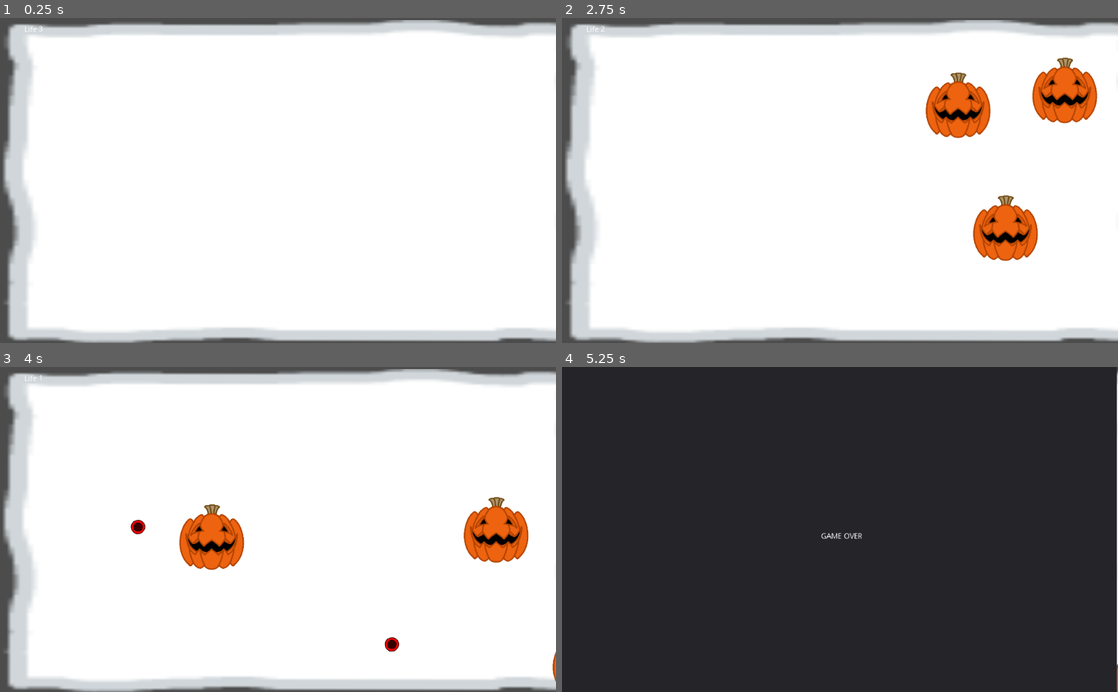
Above: before the commit, frames 1-4 (two rows, left to right).
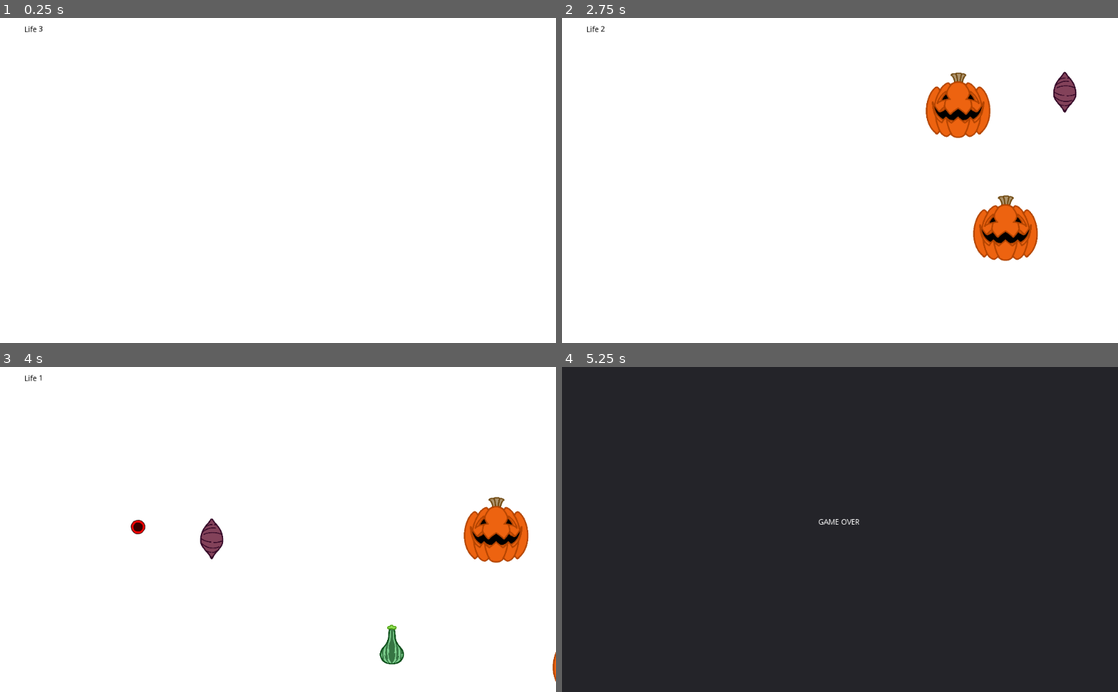
Above: after the commit, the same moments.

Repository: ajung44/GodotOctober
Game: Godot game, scene res://scenes/Pumpkin Carver.tscn
Two runs of this game, one before a commit and one after it. Both use one fixed random seed, a clock stepped at 60 frames per second and the inputs below.
Inputs:
- Up to frame 1 (0.25 s): no input
- Up to frame 2 (2.75 s): tap Enter at 0.5 s
- Up to frame 3 (4 s): no input
- Up to frame 4 (5.25 s): tap Space at 5 s

The runs differ from the first frame. In frame 1, 14% of the frame differs, in the area x 0-100%, y 0-100%; in frame 2, 16%; in frame 3, 16%; in frame 4, 0.4%.

Commit message:
Added Squash and SweetPotato

Diff:
--- a/scenes/Life.tscn
+++ b/scenes/Life.tscn
@@ -11,6 +11,7 @@
 script = ExtResource( 1 )
 
 [node name="LifeLabel" type="Label" parent="Life Canvas"]
+modulate = Color( 0, 0, 0, 1 )
 margin_left = 45.0
 margin_top = 15.0
 margin_right = 85.0
@@ -18,6 +19,7 @@
 text = "Life "
 
 [node name="LifeValue" type="Label" parent="Life Canvas"]
+modulate = Color( 0, 0, 0, 1 )
 margin_left = 71.0
 margin_top = 14.0
 margin_right = 111.0
@@ -29,14 +31,16 @@
 
 [node name="GameOverPanel" type="Panel" parent="Life Canvas"]
 visible = false
-margin_right = 1022.0
-margin_bottom = 600.0
+margin_left = -56.0
+margin_top = -64.0
+margin_right = 1128.0
+margin_bottom = 656.0
 
 [node name="Label" type="Label" parent="Life Canvas/GameOverPanel"]
-margin_left = 477.0
-margin_top = 306.0
-margin_right = 674.0
-margin_bottom = 414.0
+margin_left = 528.0
+margin_top = 344.0
+margin_right = 725.0
+margin_bottom = 452.0
 text = "GAME OVER"
 
 [connection signal="timeout" from="Life Canvas/GameTimer" to="Life Canvas/GameTimer" method="_on_GameTimer_timeout"]
--- a/scenes/Pumpkin Carver.tscn
+++ b/scenes/Pumpkin Carver.tscn
@@ -9,8 +9,8 @@
 rotation = -3.14009
 
 [node name="Tile" type="Sprite" parent="Background"]
-position = Vector2( -545.868, -303.259 )
-scale = Vector2( 8.52769, 4.69806 )
+position = Vector2( -535.287, -312.28 )
+scale = Vector2( 9.63901, 6.16143 )
 texture = ExtResource( 3 )
 
 [node name="LifeUI" parent="." instance=ExtResource( 1 )]
--- /dev/null
+++ b/scenes/SweetPotato.tscn
@@ -0,0 +1,31 @@
+[gd_scene load_steps=6 format=2]
+
+[ext_resource path="res://assets/Sweet po.png" type="Texture" id=1]
+[ext_resource path="res://scripts/SampleFruit.gd" type="Script" id=2]
+[ext_resource path="res://scenes/SlicedFruit.tscn" type="PackedScene" id=3]
+
+[sub_resource type="CapsuleShape2D" id=1]
+radius = 11.0
+height = 54.0
+
+[sub_resource type="CircleShape2D" id=2]
+radius = 24.0
+
+[node name="SweetPotato" type="RigidBody2D"]
+script = ExtResource( 2 )
+SlicedFruit = ExtResource( 3 )
+
+[node name="Sprite" type="Sprite" parent="."]
+scale = Vector2( 0.201, 0.201 )
+texture = ExtResource( 1 )
+
+[node name="CollisionShape2D" type="CollisionShape2D" parent="."]
+shape = SubResource( 1 )
+
+[node name="CollisionShape2D2" type="CollisionShape2D" parent="."]
+shape = SubResource( 2 )
+
+[node name="Position2D" type="Position2D" parent="."]
+
+[node name="VisibilityNotifier2D" type="VisibilityNotifier2D" parent="."]
+visible = false
--- /dev/null
+++ b/scenes/squash.tscn
@@ -0,0 +1,33 @@
+[gd_scene load_steps=6 format=2]
+
+[ext_resource path="res://assets/Squash.png" type="Texture" id=1]
+[ext_resource path="res://scripts/SampleFruit.gd" type="Script" id=2]
+[ext_resource path="res://scenes/SlicedFruit.tscn" type="PackedScene" id=3]
+
+[sub_resource type="CapsuleShape2D" id=1]
+radius = 11.0
+height = 56.0
+
+[sub_resource type="CircleShape2D" id=2]
+radius = 22.0
+
+[node name="RigidBody2D" type="RigidBody2D"]
+script = ExtResource( 2 )
+SlicedFruit = ExtResource( 3 )
+
+[node name="Sprite" type="Sprite" parent="."]
+scale = Vector2( 0.201, 0.201 )
+texture = ExtResource( 1 )
+
+[node name="CollisionShape2D" type="CollisionShape2D" parent="."]
+position = Vector2( 0, 1 )
+shape = SubResource( 1 )
+
+[node name="CollisionShape2D2" type="CollisionShape2D" parent="."]
+position = Vector2( 0, 18 )
+shape = SubResource( 2 )
+
+[node name="Position2D" type="Position2D" parent="."]
+
+[node name="VisibilityNotifier2D" type="VisibilityNotifier2D" parent="."]
+visible = false
--- a/scripts/GameTimer.gd
+++ b/scripts/GameTimer.gd
@@ -1,7 +1,9 @@
 extends Timer
 
 var fruit1= preload("res://scenes/SampleFruit.tscn")
-var pumpkin = preload("res://scenes/Pumpkin.tscn")
+var pumpkin = preload("res://scenes/pumpkin.tscn")
+var squash = preload("res://scenes/squash.tscn")
+var sweetPotato = preload("res://scenes/SweetPotato.tscn")
 var max_speed = 150
 var nums = [-1, 1]
 
@@ -9,7 +11,7 @@
 	var lifeCanvas = get_tree().get_nodes_in_group("Life")[0]
 	if (lifeCanvas.current_life > 0):
 		randomize()
-		var fruits = [fruit1, pumpkin]
+		var fruits = [fruit1, pumpkin, squash, sweetPotato]
 		var kinds = fruits[randi() % fruits.size()]
 		var fruit = kinds.instance()
 		fruit.position = Vector2(rand_range(100, 990), rand_range(100, 590))
Not shown, changed: .mono/metadata/ide_messaging_meta.txt
Binary file added: assets/Squash.png
Not shown, added: assets/Squash.png.import
Binary file added: assets/Sweet po.png
Not shown, added: assets/Sweet po.png.import
